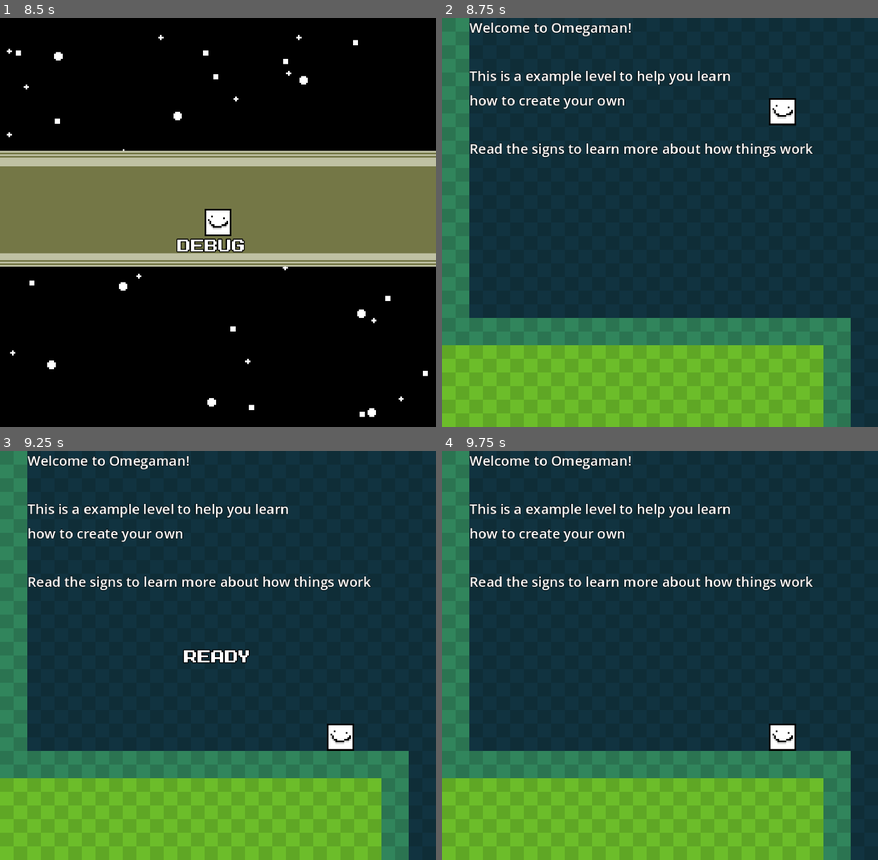
Above: before the commit, frames 1-4 (two rows, left to right).
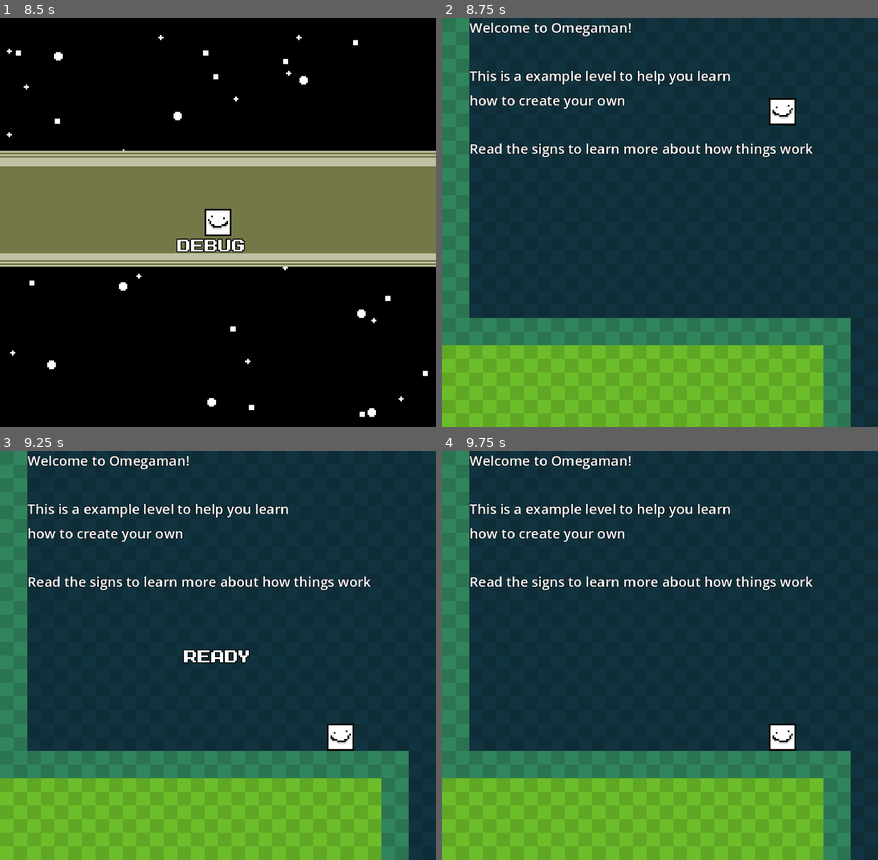
Above: after the commit, the same moments.

Repository: UVGDClub/OMega_Man
Game: Godot game, scene res://scenes/Title Screen/title_screen.tscn
Two runs of this game, one before a commit and one after it. Both use one fixed random seed, a clock stepped at 60 frames per second and the inputs below. Sound files missing from this copy of the repository are replaced by a short silence.
Inputs:
- Up to frame 1 (8.5 s): tap Enter at 0.5, 1.25, 2 s; hold D (move_right) 0.53-2.03 s; tap F (act_select) every 1.5 s from 0.6 to 8.1 s; tap Space (act_jump) at 0.77, 1.52, 3.02, 3.77, 4.52, 6.02, 6.77, 7.52 s; tap K (act_shoot) every 1.5 s from 1.35 to 7.35 s; hold A (move_left) 2.03-2.78 s; hold D (move_right) 2.78-4.28 s; hold A (move_left) 4.28-5.03 s; hold D (move_right) 5.03-5.78 s; hold A (move_left) 5.78-7.28 s; hold D (move_right) from 7.28 s (still down)
- Up to frame 2 (8.75 s): keep holding D (move_right)
- Up to frame 3 (9.25 s): keep holding D (move_right); tap K (act_shoot) at 8.85 s; tap Space (act_jump) at 9.02 s
- Up to frame 4 (9.75 s): release D (move_right) at 9.53 s; hold A (move_left) from 9.53 s (still down); tap F (act_select) at 9.6 s

Frame 1 is identical in both runs. In frame 2, less than 0.1% of the frame differs, in the area x 75-81%, y 21-25%; in frame 3, less than 0.1%; in frame 4, less than 0.1%.

Commit message:
test boss

Diff:
--- a/default_bus_layout.tres
+++ b/default_bus_layout.tres
@@ -9,7 +9,7 @@
 bus/1/send = &"Master"
 bus/2/name = &"music"
 bus/2/solo = false
-bus/2/mute = true
+bus/2/mute = false
 bus/2/bypass_fx = false
 bus/2/volume_db = 0.0
 bus/2/send = &"Master"
--- a/objects/boss_door.tscn
+++ b/objects/boss_door.tscn
@@ -1,9 +1,12 @@
-[gd_scene load_steps=9 format=3 uid="uid://dcpf0ch86xj0m"]
+[gd_scene load_steps=10 format=3 uid="uid://dcpf0ch86xj0m"]
 
 [ext_resource type="Script" uid="uid://len88tt1fube" path="res://scripts/boss_door.gd" id="1_137la"]
 [ext_resource type="Texture2D" uid="uid://c2r3abalrihhq" path="res://sprites/door_defualt.png" id="1_gi5ox"]
 [ext_resource type="PackedScene" uid="uid://crel0ora2qqes" path="res://objects/triggers/trigger_camera_pan.tscn" id="2_vmfie"]
 [ext_resource type="AudioStream" uid="uid://b2w51wp6xahal" path="res://sfx/temp/level/boss_door_segment.ogg" id="4_3qyfc"]
+
+[sub_resource type="RectangleShape2D" id="RectangleShape2D_3qyfc"]
+size = Vector2(32, 64)
 
 [sub_resource type="Animation" id="Animation_7ekqh"]
 resource_name = "door_open"
@@ -131,8 +134,12 @@
 &"door_open": SubResource("Animation_7ekqh")
 }
 
-[node name="boss_door" type="Node2D"]
+[node name="boss_door" type="StaticBody2D"]
 script = ExtResource("1_137la")
+
+[node name="CollisionShape2D" type="CollisionShape2D" parent="."]
+position = Vector2(16, 32)
+shape = SubResource("RectangleShape2D_3qyfc")
 
 [node name="DoorDefualt" type="Sprite2D" parent="."]
 position = Vector2(16, 32)
--- /dev/null
+++ b/objects/boss_spawn_trigger.tscn
@@ -0,0 +1,24 @@
+[gd_scene load_steps=3 format=3 uid="uid://dk8v03eb5bi07"]
+
+[ext_resource type="Script" uid="uid://dwa5lkijviplg" path="res://scripts/boss_spawn_trigger.gd" id="1_xknaq"]
+
+[sub_resource type="RectangleShape2D" id="RectangleShape2D_nq0nd"]
+size = Vector2(64, 64)
+
+[node name="boss_spawn_trigger" type="Area2D"]
+script = ExtResource("1_xknaq")
+
+[node name="CollisionShape2D" type="CollisionShape2D" parent="."]
+shape = SubResource("RectangleShape2D_nq0nd")
+debug_color = Color(0.716211, 0.255148, 1, 0.42)
+
+[node name="Label" type="Label" parent="."]
+offset_left = -32.0
+offset_top = -28.0
+offset_right = 35.0
+offset_bottom = 21.0
+text = "BOSS
+TRIGGER"
+horizontal_alignment = 1
+
+[connection signal="body_entered" from="." to="." method="_on_body_entered"]
--- /dev/null
+++ b/objects/boss_spawner.tscn
@@ -0,0 +1,11 @@
+[gd_scene load_steps=3 format=3 uid="uid://2fdb25n8q35r"]
+
+[ext_resource type="Texture2D" uid="uid://c4rkvob6bcjer" path="res://sprites/debug/enemy_spawner.png" id="1_5d35l"]
+[ext_resource type="Script" uid="uid://ct4qas5th6db5" path="res://scripts/boss_spawner.gd" id="1_jr3d6"]
+
+[node name="boss_spawner" type="Node2D"]
+script = ExtResource("1_jr3d6")
+
+[node name="Sprite2D" type="Sprite2D" parent="."]
+modulate = Color(1, 0.709804, 0.556863, 1)
+texture = ExtResource("1_5d35l")
--- /dev/null
+++ b/objects/boss_test.tscn
@@ -0,0 +1,222 @@
+[gd_scene load_steps=14 format=3 uid="uid://5luho3pq8uum"]
+
+[ext_resource type="Script" uid="uid://dxohede0nbqfl" path="res://scripts/boss_test.gd" id="1_07hav"]
+[ext_resource type="Texture2D" uid="uid://wwvu3bjgriqv" path="res://sprites/debug/temp_guy.png" id="2_hvb1f"]
+[ext_resource type="PackedScene" uid="uid://cbpl4l7efysx5" path="res://objects/enemy_hitbox.tscn" id="3_07hav"]
+[ext_resource type="Texture2D" uid="uid://c5htanryh66ky" path="res://sprites/ui/ammo_bar_segment_texture_v.png" id="4_07hav"]
+
+[sub_resource type="RectangleShape2D" id="RectangleShape2D_ih60y"]
+size = Vector2(32, 32)
+
+[sub_resource type="Animation" id="Animation_07hav"]
+resource_name = "Intro_1"
+loop_mode = 1
+tracks/0/type = "value"
+tracks/0/imported = false
+tracks/0/enabled = true
+tracks/0/path = NodePath("Sprite2D:frame")
+tracks/0/interp = 1
+tracks/0/loop_wrap = true
+tracks/0/keys = {
+"times": PackedFloat32Array(0),
+"transitions": PackedFloat32Array(1),
+"update": 1,
+"values": [0]
+}
+tracks/1/type = "value"
+tracks/1/imported = false
+tracks/1/enabled = true
+tracks/1/path = NodePath("Sprite2D:offset")
+tracks/1/interp = 1
+tracks/1/loop_wrap = true
+tracks/1/keys = {
+"times": PackedFloat32Array(0),
+"transitions": PackedFloat32Array(1),
+"update": 0,
+"values": [Vector2(0, 0)]
+}
+tracks/2/type = "value"
+tracks/2/imported = false
+tracks/2/enabled = true
+tracks/2/path = NodePath("Sprite2D:scale")
+tracks/2/interp = 1
+tracks/2/loop_wrap = true
+tracks/2/keys = {
+"times": PackedFloat32Array(0),
+"transitions": PackedFloat32Array(1),
+"update": 0,
+"values": [Vector2(-2, 2)]
+}
+
+[sub_resource type="Animation" id="Animation_ih60y"]
+resource_name = "Intro_2"
+length = 1.5
+tracks/0/type = "value"
+tracks/0/imported = false
+tracks/0/enabled = true
+tracks/0/path = NodePath("Sprite2D:frame")
+tracks/0/interp = 1
+tracks/0/loop_wrap = true
+tracks/0/keys = {
+"times": PackedFloat32Array(-0.0333333),
+"transitions": PackedFloat32Array(1),
+"update": 1,
+"values": [0]
+}
+tracks/1/type = "value"
+tracks/1/imported = false
+tracks/1/enabled = true
+tracks/1/path = NodePath("Sprite2D:scale")
+tracks/1/interp = 1
+tracks/1/loop_wrap = true
+tracks/1/keys = {
+"times": PackedFloat32Array(0, 0.1, 0.2, 0.733333),
+"transitions": PackedFloat32Array(1, 1, 1, 1),
+"update": 0,
+"values": [Vector2(-2, 2.5), Vector2(-3, 1.8), Vector2(-2, 2), Vector2(-2, 2)]
+}
+tracks/2/type = "value"
+tracks/2/imported = false
+tracks/2/enabled = true
+tracks/2/path = NodePath("Sprite2D:offset")
+tracks/2/interp = 1
+tracks/2/loop_wrap = true
+tracks/2/keys = {
+"times": PackedFloat32Array(0, 0.1, 0.2, 0.733333),
+"transitions": PackedFloat32Array(1, 1, 1, 1),
+"update": 0,
+"values": [Vector2(0, 0), Vector2(0, 0.845), Vector2(0, 0), Vector2(0, 0)]
+}
+tracks/3/type = "value"
+tracks/3/imported = false
+tracks/3/enabled = true
+tracks/3/path = NodePath("Sprite2D:rotation")
+tracks/3/interp = 1
+tracks/3/loop_wrap = true
+tracks/3/keys = {
+"times": PackedFloat32Array(0, 0.733333, 1.2),
+"transitions": PackedFloat32Array(1, 1, 1),
+"update": 0,
+"values": [0.0, 0.0, 6.28319]
+}
+
+[sub_resource type="Animation" id="Animation_qrtih"]
+length = 0.001
+tracks/0/type = "value"
+tracks/0/imported = false
+tracks/0/enabled = true
+tracks/0/path = NodePath("Sprite2D:frame")
+tracks/0/interp = 1
+tracks/0/loop_wrap = true
+tracks/0/keys = {
+"times": PackedFloat32Array(0),
+"transitions": PackedFloat32Array(1),
+"update": 1,
+"values": [0]
+}
+tracks/1/type = "value"
+tracks/1/imported = false
+tracks/1/enabled = true
+tracks/1/path = NodePath("Sprite2D:offset")
+tracks/1/interp = 1
+tracks/1/loop_wrap = true
+tracks/1/keys = {
+"times": PackedFloat32Array(0),
+"transitions": PackedFloat32Array(1),
+"update": 0,
+"values": [Vector2(0, 0)]
+}
+tracks/2/type = "value"
+tracks/2/imported = false
+tracks/2/enabled = true
+tracks/2/path = NodePath("Sprite2D:scale")
+tracks/2/interp = 1
+tracks/2/loop_wrap = true
+tracks/2/keys = {
+"times": PackedFloat32Array(0),
+"transitions": PackedFloat32Array(1),
+"update": 0,
+"values": [Vector2(-2, 2)]
+}
+tracks/3/type = "value"
+tracks/3/imported = false
+tracks/3/enabled = true
+tracks/3/path = NodePath("Sprite2D:rotation")
+tracks/3/interp = 1
+tracks/3/loop_wrap = true
+tracks/3/keys = {
+"times": PackedFloat32Array(0),
+"transitions": PackedFloat32Array(1),
+"update": 0,
+"values": [0.0]
+}
+
+[sub_resource type="AnimationLibrary" id="AnimationLibrary_73fwd"]
+_data = {
+&"Intro_1": SubResource("Animation_07hav"),
+&"Intro_2": SubResource("Animation_ih60y"),
+&"RESET": SubResource("Animation_qrtih")
+}
+
+[sub_resource type="Gradient" id="Gradient_ykyjo"]
+offsets = PackedFloat32Array(0)
+colors = PackedColorArray(0, 0, 0, 1)
+
+[sub_resource type="GradientTexture2D" id="GradientTexture2D_ih60y"]
+gradient = SubResource("Gradient_ykyjo")
+width = 8
+height = 56
+fill_from = Vector2(0, 1)
+
+[sub_resource type="Gradient" id="Gradient_uxov2"]
+offsets = PackedFloat32Array(0, 0.5, 1)
+colors = PackedColorArray(0, 0, 0, 1, 1, 1, 1, 1, 0, 0, 0, 1)
+
+[sub_resource type="GradientTexture2D" id="GradientTexture2D_qrtih"]
+gradient = SubResource("Gradient_uxov2")
+width = 8
+height = 56
+
+[node name="boss_test" type="CharacterBody2D" groups=["enemy"]]
+script = ExtResource("1_07hav")
+metadata/_custom_type_script = "uid://cyngtfao82sqn"
+
+[node name="Sprite2D" type="Sprite2D" parent="."]
+position = Vector2(0, -16)
+scale = Vector2(-2, 2)
+texture = ExtResource("2_hvb1f")
+
+[node name="CollisionShape2D" type="CollisionShape2D" parent="."]
+position = Vector2(0, -16)
+shape = SubResource("RectangleShape2D_ih60y")
+
+[node name="enemy_hitbox" parent="." instance=ExtResource("3_07hav")]
+position = Vector2(0, -16)
+scale = Vector2(2.1, 2.1)
+collision_layer = 2
+damage = 6
+
+[node name="AnimationPlayer" type="AnimationPlayer" parent="."]
+libraries = {
+&"": SubResource("AnimationLibrary_73fwd")
+}
+
+[node name="HUD" type="CanvasLayer" parent="."]
+
+[node name="HealthBar" type="TextureProgressBar" parent="HUD"]
+offset_left = 216.0
+offset_top = 24.0
+offset_right = 224.0
+offset_bottom = 80.0
+max_value = 28.0
+fill_mode = 3
+texture_under = SubResource("GradientTexture2D_ih60y")
+texture_over = ExtResource("4_07hav")
+texture_progress = SubResource("GradientTexture2D_qrtih")
+tint_progress = Color(1, 1, 0.6, 1)
+
+[node name="fill_timer" type="Timer" parent="HUD" groups=["enemy"]]
+wait_time = 0.05
+one_shot = true
+
+[connection signal="timeout" from="HUD/fill_timer" to="." method="_on_fill_timer_timeout"]
--- a/objects/enemy_test.tscn
+++ b/objects/enemy_test.tscn
@@ -19,6 +19,7 @@
 
 [node name="TempGuy" type="Sprite2D" parent="."]
 position = Vector2(0, -8)
+scale = Vector2(-1, 1)
 texture = ExtResource("2_oy64c")
 
 [node name="CollisionShape2D" type="CollisionShape2D" parent="."]
--- a/scenes/example_level.tscn
+++ b/scenes/example_level.tscn
@@ -17,6 +17,9 @@
 [ext_resource type="PackedScene" uid="uid://co3oj4slgsrb0" path="res://objects/player_spawn_point.tscn" id="14_jb3lb"]
 [ext_resource type="PackedScene" uid="uid://d0pp7kr545bi3" path="res://objects/triggers/trigger_checkpoint.tscn" id="15_rgi05"]
 [ext_resource type="AudioStream" uid="uid://2spraxk4axob" path="res://music/temp/Acro-Level 2-3.ogg" id="17_sy77u"]
+[ext_resource type="PackedScene" uid="uid://dk8v03eb5bi07" path="res://objects/boss_spawn_trigger.tscn" id="18_esmae"]
+[ext_resource type="PackedScene" uid="uid://2fdb25n8q35r" path="res://objects/boss_spawner.tscn" id="19_i4628"]
+[ext_resource type="PackedScene" uid="uid://5luho3pq8uum" path="res://objects/boss_test.tscn" id="20_xb4na"]
 
 [sub_resource type="TileMapPattern" id="TileMapPattern_525ym"]
 tile_data = PackedInt32Array(0, 65537, 1, 65536, 1, 1, 1, 1, 1, 65537, 65537, 1)
@@ -151,6 +154,7 @@
 
 [node name="boss_door2" parent="triggers" instance=ExtResource("7_1ar2s")]
 position = Vector2(2416, 592)
+last_door = true
 
 [node name="Camera_Restrictor4" parent="triggers" instance=ExtResource("8_8ja0x")]
 position = Vector2(1208, 496)
@@ -510,10 +514,6 @@
 
 [node name="Entities" type="Node2D" parent="."]
 
-[node name="Goal 1" parent="Entities" instance=ExtResource("12_usjx6")]
-position = Vector2(2440, 616)
-item_type = 3
-
 [node name="EnemySpawner" parent="Entities" instance=ExtResource("13_lw41s")]
 position = Vector2(-312, 48)
 enemy_to_spawn = ExtResource("14_byeal")
@@ -623,3 +623,10 @@
 stream = ExtResource("17_sy77u")
 autoplay = true
 bus = &"music"
+
+[node name="boss_spawn_trigger" parent="." instance=ExtResource("18_esmae")]
+position = Vector2(2352, 624)
+
+[node name="boss_spawner" parent="." instance=ExtResource("19_i4628")]
+position = Vector2(2512, 544)
+boss_to_spawn = ExtResource("20_xb4na")
--- a/scripts/StateEntity2D.gd
+++ b/scripts/StateEntity2D.gd
@@ -1,4 +1,13 @@
 class_name StateEntity2D extends CharacterBody2D
+
+#shared resources
+const ITEM_PICKUP = preload("res://objects/item_pickup.tscn")
+
+#shared variables
+
+# Get the gravity from the project settings to be synced with RigidBody nodes.
+var gravity = ProjectSettings.get_setting("physics/2d/default_gravity")
+var ignore_gravity = false;
 
 #region STATE MACHINE BACK END
 #STATE DRIVERS
--- /dev/null
+++ b/scripts/boss.gd
@@ -0,0 +1,108 @@
+class_name Boss extends StateEntity2D
+
+@onready var sprite = $Sprite2D
+@onready var animation_player = $AnimationPlayer
+@onready var health_bar = $HUD/HealthBar
+@onready var fill_timer = $HUD/fill_timer
+
+const DEATH = preload("res://sfx/temp/player/death.ogg")
+const HIT = preload("res://sfx/temp/enemy/hit.ogg")
+
+var health = 1;
+var facing = -1;
+var default_state:Callable = func(): return;
+
+## handles the death particle and drop item logic.
+func handle_death():
+	if(health <= 0):
+		SoundManager.playSound(DEATH);
+		#do explosion
+		var item = ITEM_PICKUP.instantiate()
+		item.item_type = 3; #goal object
+		add_sibling(item);
+		item.position = position + Vector2(0,-8);
+
+		queue_free() #TEMP
+
+## adds gravity to velocity when airborne
+func handle_gravity(delta):
+	# Add the gravity.
+	if(ignore_gravity): return
+	if not is_on_floor():
+		velocity.y += gravity * delta
+
+## When called, automatically updates facing to point in the direction of the player.
+## If a valid Sprite2D is passed, this will automatically flip the sprite to face the player.
+func face_player():
+	if(Global.player == null): return
+	if(Global.player.position.x > position.x):
+		facing = 1;
+	else: facing = -1;
+	if(sprite != null):
+		sprite.flip_h = facing < 0;
+
+#TODO logic for weapon immunity and return false
+func try_damage(dmg):
+	health -= dmg;
+	SoundManager.playSound(HIT)
+	return true;
+
+## done at the end of intro_2
+func show_and_fill_healthbar():
+	health_bar.show()
+	fill_timer.start();
+
+#region SHARED STATES
+##falling into the arena
+var state_Intro_1 = func():
+	_stateID		= "Intro_1";
+	stateTime   = -1; # how long should the state run for. set to -1 if the state does not have a timed end
+	stateNext	= null; # normal exit
+
+	onEnter = func(): # run once, on entering the state. may not be necessary
+		animation_player.play("Intro_1")
+		face_player();
+		return
+
+	main	= func(): # run continuously
+		return
+
+	onLeave = func(): # run only when the state is changed. may not be necessary
+		return
+
+	exitConditions = func():
+		if(is_on_floor()): state_forceExit(state_Intro_2);
+		return
+
+## intro animation
+var state_Intro_2 = func():
+	_stateID		= "Intro_2";
+	stateTime   = -1; # how long should the state run for. set to -1 if the state does not have a timed end
+	stateNext	= null; # normal exit
+
+	onEnter = func(): # run once, on entering the state. may not be necessary
+		animation_player.play("Intro_2")
+		return
+
+	main	= func(): # run continuously
+		if(!animation_player.is_playing()):
+			if(health_bar.visible == false):
+				show_and_fill_healthbar();
+		return
+
+	onLeave = func(): # run only when the state is changed. may not be necessary
+		return
+
+	exitConditions = func():
+		return
+
+#endregion
+
+func _on_fill_timer_timeout():
+	if(health != 28):
+		health += 1;
+		fill_timer.start();
+	else:
+		Global.player.has_control = true;
+		state_forceExit(default_state);
+	#play sound
--- a/scripts/boss_door.gd
+++ b/scripts/boss_door.gd
@@ -1,10 +1,13 @@
-extends Node2D
+class_name BossDoor extends StaticBody2D
 @onready var trigger = $TriggerCameraPan
 @onready var door_defualt = $DoorDefualt
 @onready var animation_player = $AnimationPlayer
+@onready var collision_shape_2d = $CollisionShape2D
+@export var last_door:bool = false;
 
 var player_direction;
 var active:bool = false;
+var locked:bool = false;
 
 ##flow:
 ## player touches door, player freezes
@@ -15,12 +18,14 @@
 
 func _ready():
 	Global.camera.end_pan.connect(_close_door)
+	collision_shape_2d.disabled = true;
 	pass # Replace with function body.
 
 func _process(_delta):
 	pass
 
 func _on_trigger_camera_pan_player_entered(velocity):
+	if(locked):return;
 	active = true;
 	Global.boss_door_anim = true; #locks player until anim finished.
 	player_direction = velocity
@@ -38,6 +43,9 @@
 func _close_door():
 	if(!active):return #dont play if im not the door that was touched.
 	animation_player.play("door_close")
+	if last_door:
+		collision_shape_2d.disabled = false;
+		locked = true;
 	pass
 
 func _on_animation_player_animation_finished(anim_name):
--- /dev/null
+++ b/scripts/boss_spawn_trigger.gd
@@ -0,0 +1,16 @@
+extends Area2D
+
+var spawned_boss:bool = false;
+
+func _ready():
+	hide();
+
+func _process(delta):
+	if(Global.boss_door_anim):return;
+	if(spawned_boss): return;
+	var bodies = get_overlapping_bodies();
+	for body in bodies:
+		if body is Player:
+			Global.player.has_control = false; # lock player until boss finished intro
+			Global.spawn_boss.emit();
+			spawned_boss = true;
--- /dev/null
+++ b/scripts/boss_spawner.gd
@@ -0,0 +1,19 @@
+extends Node2D
+
+@onready var debug_visual = $Sprite2D
+@export var boss_to_spawn: Resource;
+
+var BOSS_RESOURCE;
+
+func _ready():
+	if(boss_to_spawn != null):
+		BOSS_RESOURCE = load(str(boss_to_spawn.resource_path));
+	debug_visual.visible = false;
+	Global.spawn_boss.connect(_spawn_boss)
+
+func _spawn_boss():
+	var boss = BOSS_RESOURCE.instantiate()
+	boss.position = position
+	add_sibling(boss)
+	assert(is_instance_valid(boss))
+	print("spawned:" + str(boss))
--- /dev/null
+++ b/scripts/boss_test.gd
@@ -0,0 +1,70 @@
+extends Boss
+
+var hop_count:int = 0;
+
+func _ready():
+	state = state_Intro_1;
+	state.call()
+	health_bar.hide();
+	default_state = state_Idle;
+	pass
+
+func _physics_process(delta):
+	stateDriver();
+	handle_gravity(delta);
+	handle_death();
+	move_and_slide()
+	health_bar.value = health;
+
+#region SPECIFIC STATES
+
+var state_Idle = func():
+	_stateID		= "Idle";
+	stateTime   = -1; # how long should the state run for. set to -1 if the state does not have a timed end
+	stateNext	= null; # normal exit
+
+	onEnter = func(): # run once, on entering the state. may not be necessary
+		return
+
+	main	= func(): # run continuously
+		face_player();
+		if(is_on_floor()):
+			velocity = Vector2(0,-300);
+			hop_count += 1;
+		return
+
+	onLeave = func(): # run only when the state is changed. may not be necessary
+		hop_count = 0;
+		return
+
+	exitConditions = func():
+		if(hop_count) > 3: state_forceExit(state_Attack1_A)
+		return
+
+var state_Attack1_A = func():
+	_stateID		= "Attack1_A";
+	stateTime   = -1; # how long should the state run for. set to -1 if the state does not have a timed end
+	stateNext	= null; # normal exit
+
+	onEnter = func(): # run once, on entering the state. may not be necessary
+		face_player();
+		ignore_gravity = true;
+		velocity = Vector2(0,0);
+		return
+
+	main	= func(): # run continuously
+		global_position.x = move_toward(global_position.x, Global.player.global_position.x, 4.0);
+		global_position.y = move_toward(global_position.y, Global.player.global_position.y - 100, 5.0);
+		return
+
+	onLeave = func(): # run only when the state is changed. may not be necessary
+		ignore_gravity = false;
+		return
+
+	exitConditions = func():
+		if(is_equal_approx(global_position.x, Global.player.global_position.x)
+		&& is_equal_approx(global_position.y, Global.player.global_position.y-100)):
+			state_forceExit(state_Idle);
+		return
+
+#endregion
--- a/scripts/enemy.gd
+++ b/scripts/enemy.gd
@@ -1,7 +1,6 @@
 class_name Enemy extends StateEntity2D
 
 const EXPLOSION_PARTICLE = preload("res://objects/explosion_particle.tscn")
-const ITEM_PICKUP = preload("res://objects/item_pickup.tscn")
 
 const DEATH_SMALL = preload("res://sfx/temp/enemy/death_small.ogg")
 const DEFLECT = preload("res://sfx/temp/enemy/deflect.ogg")
@@ -13,10 +12,6 @@
 var health = 3;
 var facing = -1;
 var SPAWNER_INSTANCE:int = -1;
-
-# Get the gravity from the project settings to be synced with RigidBody nodes.
-var gravity = ProjectSettings.get_setting("physics/2d/default_gravity")
-var ignore_gravity = false;
 
 ## handles the death particle and drop item logic.
 func handle_death():
@@ -55,8 +50,8 @@
 func face_player():
 	if(Global.player == null): return
 	if(Global.player.position.x > position.x):
-		facing = -1;
-	else: facing = 1;
+		facing = 1;
+	else: facing = -1;
 	if(sprite != null):
 		sprite.flip_h = facing < 0;
 
--- a/scripts/global.gd
+++ b/scripts/global.gd
@@ -23,6 +23,7 @@
 signal player_spawn(player);
 signal on_pause_game
 signal on_weapon_screen
+signal spawn_boss;
 
 var player_weapon_unlocks:Dictionary = {
 	Player.WEAPON.NORMAL:[true, "DEFAULT"],
--- a/scripts/player.gd
+++ b/scripts/player.gd
@@ -9,7 +9,6 @@
 @onready var World = $"../.."
 #objects
 const bulletSource = preload("res://objects/bullet_player_basic.tscn")
-const LADDER_ZONE = preload("res://objects/ladder_zone.tscn")
 #sounds
 const DAMAGE = preload("res://sfx/temp/player/damage.ogg")
 const DEATH = preload("res://sfx/temp/player/death.ogg")
@@ -70,8 +69,6 @@
 const SPEED_LADDER = 1.0
 const JUMP_VELOCITY = -300.0
 const FRICTION = 45.0
-# Get the gravity from the project settings to be synced with RigidBody nodes.
-var gravity: int = ProjectSettings.get_setting("physics/2d/default_gravity")
 
 #stats
 var max_health = 28;
@@ -89,7 +86,6 @@
 var jump_height_timer = jump_height_timer_max
 var damage_angle = 0; #radians
 var ignore_friction = false;
-var ignore_gravity = false;
 var ignore_movement = false;
 var can_shoot = true;
 var shoot_anim_timer: int = 0;
Not shown: 1 places in objects/player.tscn that only renumber resources
Not shown: 1 places in scenes/example_level.tscn that only renumber resources
Not shown, added: scripts/boss.gd.uid
Not shown, added: scripts/boss_spawn_trigger.gd.uid
Not shown, added: scripts/boss_spawner.gd.uid
Not shown, added: scripts/boss_test.gd.uid
